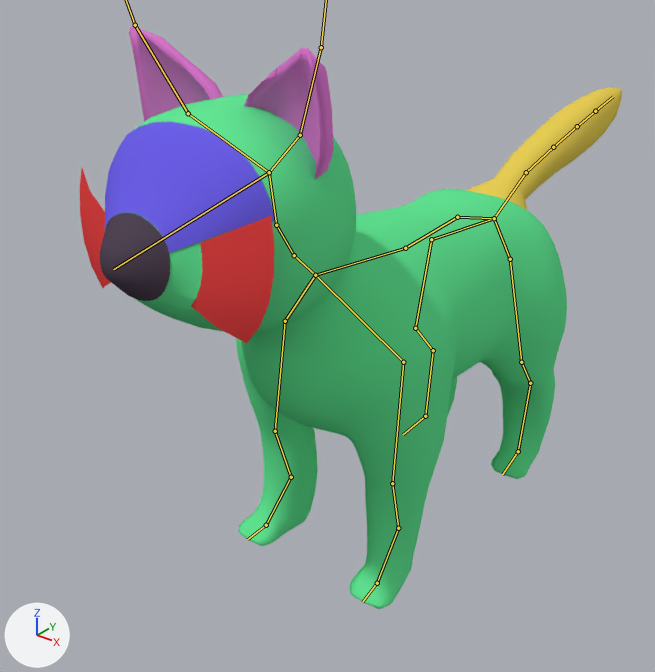
The Blender file Augotchi/Kevins stuff/Djur/BaseModel_Walk.blend, before and after one commit.
Camera for both pictures: a 50 mm lens placed at (9.71, -13.69, 13.0), pointed at (-1.44, 0.26, 4.36). Lighting does not change. The marker at lower left points along +X, +Y and +Z. The bones that bend it are drawn over the model as lines.

The first picture shows 'Animal', 'Ears', 'Tail'.
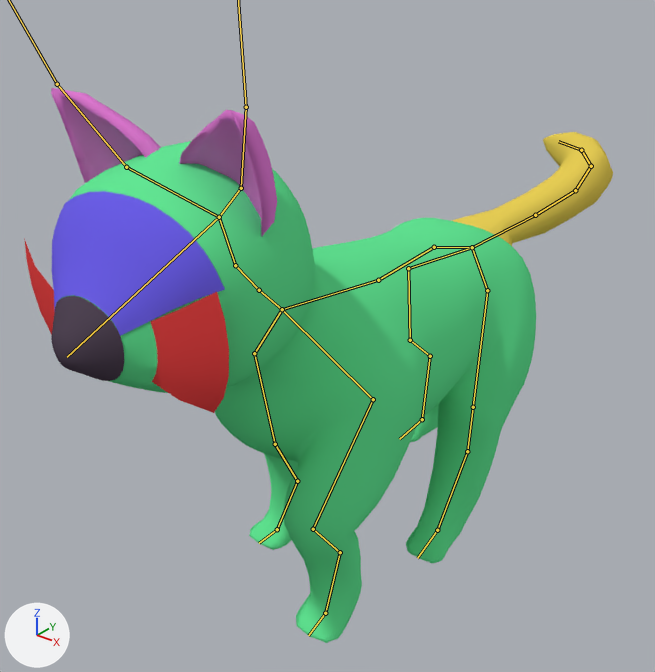
The newer file adds an action. The first version stands in its rest pose; the second is drawn at frame 23 of the action 'ArmatureAction'.

The change in detail:
Bone 'MainBody' (bone_mainbody) moves from (0.0, 0.0, 0.0) to (0.0, -0.87, -0.46).
Bone 'MainBody' (bone_mainbody) turns from (0, 0, 0) to (-1, 0, 0) degrees about its own x, y and z.
Bone 'BackLeg_Upper.L' (bone_backleg_upper_l) turns from (0, 0, 0) to (-28, -5, 1) degrees about its own x, y and z.
Bone 'BackLeg_Middle.L' (bone_backleg_middle_l) turns from (0, 0, 0) to (-9, 1, 0) degrees about its own x, y and z.
Bone 'BackLeg_Lower.L' (bone_backleg_lower_l) turns from (0, 0, 0) to (-11, 0, 0) degrees about its own x, y and z.
Bone 'BackLeg_Foot.L' (bone_backleg_foot_l) turns from (0, 0, 0) to (-25, 2, 0) degrees about its own x, y and z.
Bone 'Tail_1' (bone_tail_1) turns from (0, 0, 0) to (0, 3, -33) degrees about its own x, y and z.
Bone 'Tail_2' (bone_tail_2) turns from (0, 0, 0) to (-1, -5, 19) degrees about its own x, y and z.
Bone 'Tail_3' (bone_tail_3) turns from (0, 0, 0) to (-2, -7, 22) degrees about its own x, y and z.
Bone 'Tail_4' (bone_tail_4) turns from (0, 0, 0) to (-2, -10, 28) degrees about its own x, y and z.
Bone 'Tail_5' (bone_tail_5) turns from (0, 0, 0) to (0, -8, 22) degrees about its own x, y and z.
Bone 'BackLeg_Upper.R' (bone_backleg_upper_r) turns from (0, 0, 0) to (18, -3, 0) degrees about its own x, y and z.
Bone 'BackLeg_Middle.R' (bone_backleg_middle_r) turns from (0, 0, 0) to (-9, 2, 0) degrees about its own x, y and z.
Bone 'BackLeg_Lower.R' (bone_backleg_lower_r) turns from (0, 0, 0) to (6, -1, 1) degrees about its own x, y and z.
Bone 'MiddleNeck' (bone_middleneck) turns from (0, 0, 0) to (-9, 3, -1) degrees about its own x, y and z.
Bone 'FrontLeg_Upper.L' (bone_frontleg_upper_l) turns from (0, 0, 0) to (38, -1, 0) degrees about its own x, y and z.
Bone 'FrontLeg_Lower.L' (bone_frontleg_lower_l) turns from (0, 0, 0) to (60, -3, -1) degrees about its own x, y and z.
Bone 'FrontLeg_Foot.L' (bone_frontleg_foot_l) turns from (0, 0, 0) to (5, 0, 0) degrees about its own x, y and z.
Bone 'FrontLeg_Toes.L' (bone_frontleg_toes_l) turns from (0, 0, 0) to (13, -1, 0) degrees about its own x, y and z.
Bone 'FrontLeg_Upper.R' (bone_frontleg_upper_r) turns from (0, 0, 0) to (-22, -1, 0) degrees about its own x, y and z.
Bone 'FrontLeg_Lower.R' (bone_frontleg_lower_r) turns from (0, 0, 0) to (-12, -1, 0) degrees about its own x, y and z.
Bone 'FrontLeg_Toes.R' (bone_frontleg_toes_r) turns from (0, 0, 0) to (10, 1, 0) degrees about its own x, y and z.

Pixel boxes [x1, y1, x2, y2] of what changed, in the pictures (655 x 672 px):
'Animal', posed
    before: [80, 94, 567, 609]
    after: [24, 141, 536, 643]
'Ears', posed (10% wider)
    before: [129, 26, 334, 180]
    after: [51, 88, 277, 236]
'Tail', posed (7% shorter)
    before: [466, 87, 622, 210]
    after: [451, 132, 613, 246]
bone 'MainBody', root to tip
    before: (315, 275) to (405, 248)
    after: (282, 309) to (378, 280)
bone 'BackLeg_Upper.L', root to tip
    before: (510, 259) to (521, 362)
    after: (487, 290) to (473, 407)
bone 'BackLeg_Middle.L', root to tip
    before: (521, 362) to (530, 383)
    after: (473, 407) to (467, 451)
bone 'BackLeg_Lower.L', root to tip
    before: (530, 383) to (518, 451)
    after: (467, 451) to (437, 530)
bone 'BackLeg_Foot.L', root to tip
    before: (518, 451) to (502, 474)
    after: (437, 530) to (417, 558)
bone 'Tail_1', root to tip
    before: (494, 218) to (526, 172)
    after: (472, 247) to (535, 215)
bone 'Tail_2', root to tip
    before: (526, 172) to (553, 147)
    after: (535, 215) to (575, 190)
bone 'Tail_3', root to tip
    before: (553, 147) to (577, 126)
    after: (575, 190) to (591, 166)
bone 'Tail_4', root to tip
    before: (577, 126) to (595, 111)
    after: (591, 166) to (581, 150)
bone 'Tail_5', root to tip
    before: (595, 111) to (613, 96)
    after: (581, 150) to (558, 141)
bone 'BackLeg_Upper.R', root to tip
    before: (431, 239) to (415, 328)
    after: (408, 268) to (410, 340)
bone 'BackLeg_Middle.R', root to tip
    before: (415, 328) to (433, 350)
    after: (410, 340) to (430, 356)
bone 'BackLeg_Lower.R', root to tip
    before: (433, 350) to (425, 416)
    after: (430, 356) to (422, 419)
bone 'MiddleNeck', root to tip
    before: (294, 255) to (276, 225)
    after: (259, 290) to (235, 265)
bone 'FrontLeg_Upper.L', root to tip
    before: (403, 362) to (392, 483)
    after: (373, 399) to (313, 529)
bone 'FrontLeg_Lower.L', root to tip
    before: (392, 483) to (398, 528)
    after: (313, 529) to (340, 552)
bone 'FrontLeg_Foot.L', root to tip
    before: (398, 528) to (377, 583)
    after: (340, 552) to (325, 613)
bone 'FrontLeg_Toes.L', root to tip
    before: (377, 583) to (362, 602)
    after: (325, 613) to (308, 635)
bone 'FrontLeg_Upper.R', root to tip
    before: (285, 321) to (275, 431)
    after: (254, 353) to (275, 444)
bone 'FrontLeg_Lower.R', root to tip
    before: (275, 431) to (291, 477)
    after: (275, 444) to (297, 481)
bone 'FrontLeg_Toes.R', root to tip
    before: (266, 525) to (247, 539)
    after: (277, 529) to (259, 543)
